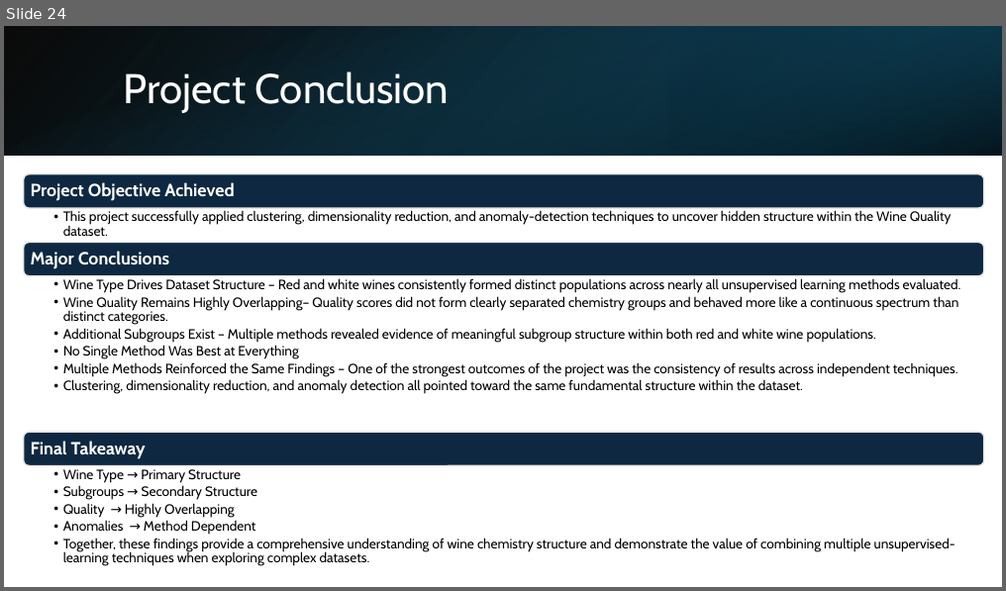
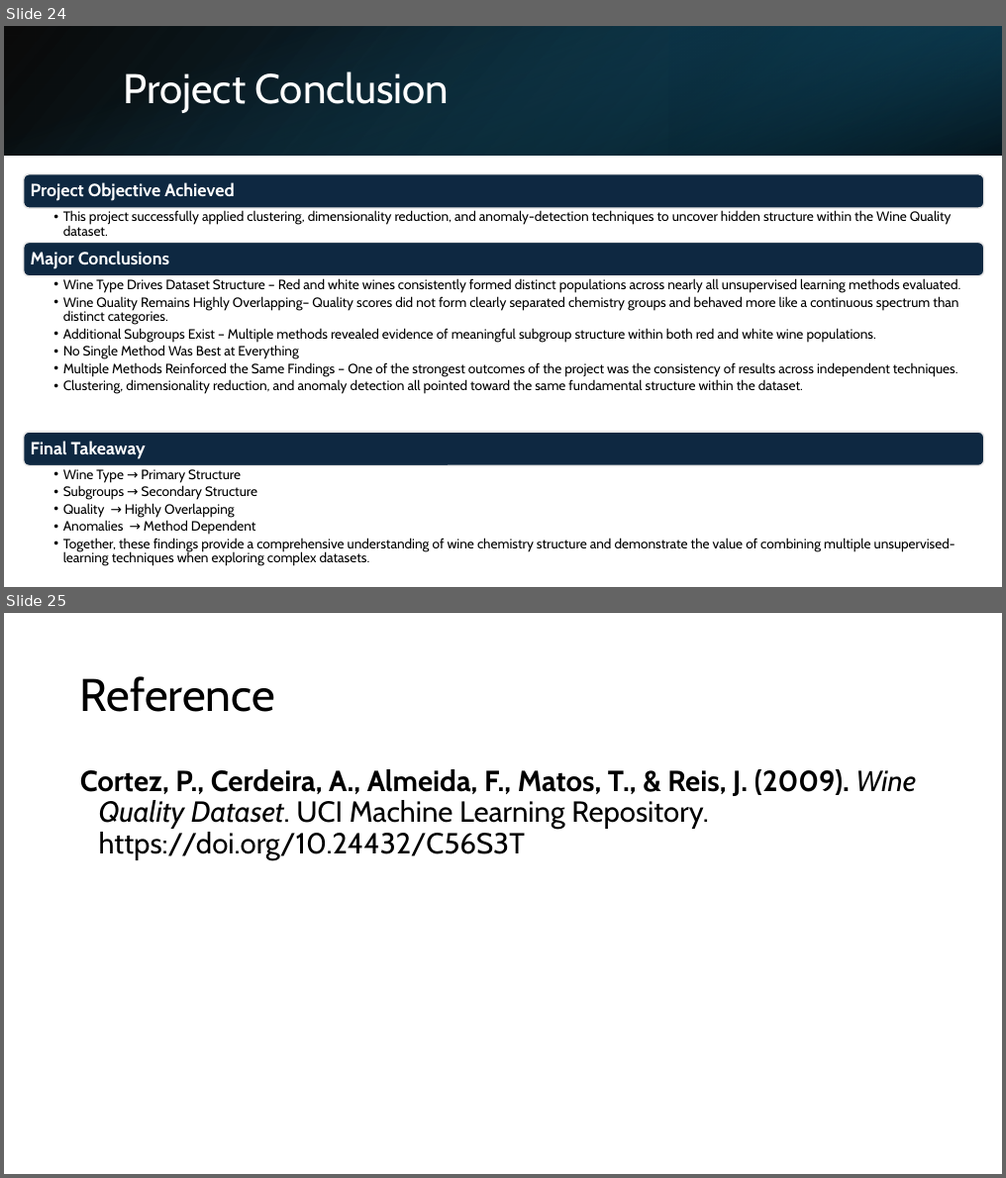
Before and after one commit to niecestroa/pro-ibm-ml-course-projects, a slide deck: unsupervised-ml/reports/Wine Quality Unsupervised ML Project.pptx. Shown one above the other, each under a label of ours: slide 24 before the commit, slides 24 and 25 after it. The pictures are 1006x591 and 1006x1178 pixels, drawn with LibreOffice and Linux fonts; fonts in the diff are those of the drawing. Boxes give left, top, right and bottom in pixels: in the first picture for what was removed or moved away, otherwise in the second. Text is boxed around its words. In the diff, an @@ line names an element or a change of style, - is before the commit and + after.

```diff
--- a/unsupervised-ml/reports/Wine Quality Unsupervised ML Project.pptx
+++ b/unsupervised-ml/reports/Wine Quality Unsupervised ML Project.pptx
@@ slide 25 added at (4, 613, 1002, 1174), background #FFFFFF @@
@@ title added at (80, 676, 275, 712), 44 pt, text #000000 @@
+Reference
@@ text added at (80, 769, 916, 861), 28 pt, text #000000 @@
+Cortez, P., Cerdeira, A., Almeida, F., Matos, T., & Reis, J. (2009). Wine Quality Dataset. UCI Machine Learning Repository. https://doi.org/10.24432/C56S3T
```
Also in this commit, not shown: 1 other file.
